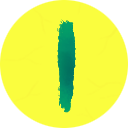
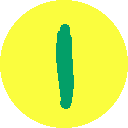
Comparing the layer stacks of the two 128 × 128 images. Changes:
hid "Camada 2" over [57, 19, 76, 113]
added layer "Camada 7" above "Camada 1" over [56, 24, 74, 109]
hid "Camada 1", moved it above "Camada 6" over [0, 0, 128, 128]
added layer "Camada 6" above "Camada 5" over [0, 0, 128, 128]
hid "Camada 5" over [0, 0, 128, 123]
hid "Camada 4" over [0, 0, 128, 128]
